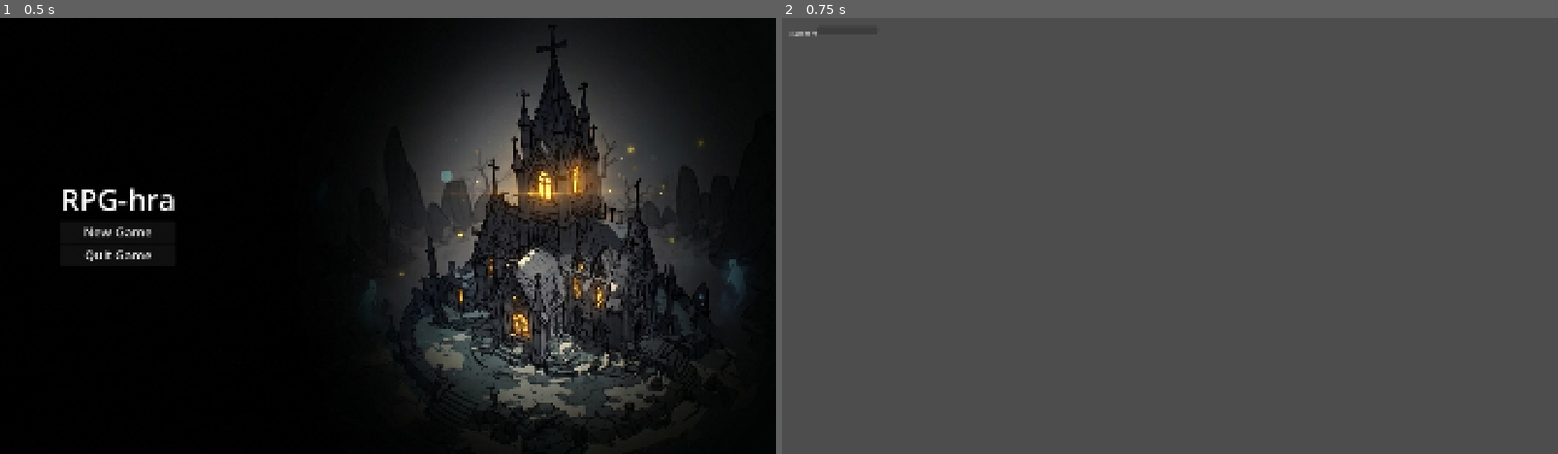
Above: before the commit, frames 1-2 (left to right).
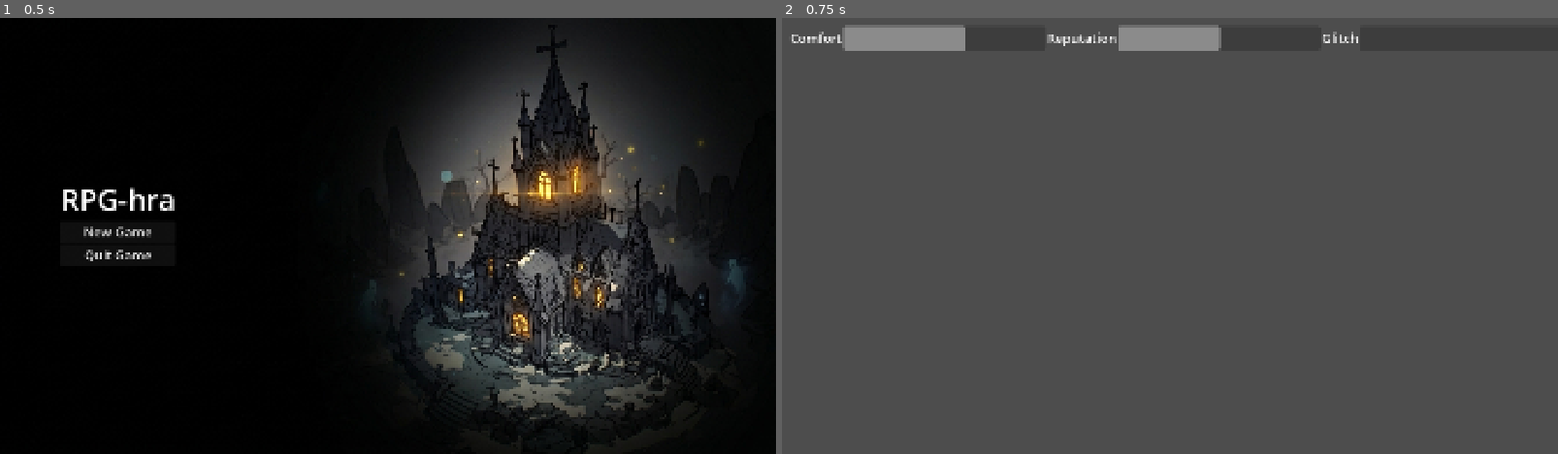
Above: after the commit, the same moments.

Repository: velochamarek/rpg_hackathon
Game: Godot game, scene res://MainMenu.tscn
Two runs of this game, one before a commit and one after it. Both use one fixed random seed, a clock stepped at 60 frames per second and the inputs below.
Inputs:
- Up to frame 1 (0.5 s): no input
- Up to frame 2 (0.75 s): click "New Game" at 0.5 s

Frame 1 is identical in both runs. In frame 2, 2.0% of the frame differs, in the area x 0-75%, y 1-8%.

Commit message:
funkční bary HUD

Diff:
--- a/scripts/game_state.gd
+++ b/scripts/game_state.gd
@@ -17,22 +17,23 @@
 const START_GLITCH := 0
 
 # Po kolika sekundách ubude 1 komfort (pro testování klidně dejte 2.0)
-const COMFORT_DECAY_SECONDS := 60.0
+const COMFORT_DECAY_SECONDS := 40.0
 
 var comfort := START_COMFORT
 var reputation := START_REPUTATION
 var glitch := START_GLITCH
 
 var game_over := false
+var running := false
 var ending := ""                # "death", "escape", "system"
 
 var _decay_timer := 0.0
 var _offer_sent := false
 var _glitch_sent := false
 
-
+# ubírání comfortu
 func _process(delta: float) -> void:
-	if game_over:
+	if game_over or not running:
 		return
 	_decay_timer += delta
 	if _decay_timer >= COMFORT_DECAY_SECONDS:
@@ -90,3 +91,4 @@
 	_offer_sent = false
 	_glitch_sent = false
 	stats_changed.emit()
+	running = true
--- a/scripts/main_menu.gd
+++ b/scripts/main_menu.gd
@@ -1,6 +1,7 @@
 extends Control
 
 func _on_new_game_button_pressed() -> void:
+	GameState.reset()
 	get_tree().change_scene_to_file("res://world.tscn")
 
 func _on_quit_game_button_pressed() -> void:
--- a/world.tscn
+++ b/world.tscn
@@ -1,8 +1,11 @@
 [gd_scene format=3 uid="uid://b4wsrplmjsrlm"]
+
+[ext_resource type="Script" uid="uid://cadakbm08v4pv" path="res://scripts/hud.gd" id="1_f3sb7"]
 
 [node name="World" type="Node2D" unique_id=1706047236]
 
 [node name="HUD" type="CanvasLayer" parent="." unique_id=1104945752]
+script = ExtResource("1_f3sb7")
 
 [node name="HBoxContainer" type="HBoxContainer" parent="HUD" unique_id=1762354516]
 offset_left = 20.0
@@ -12,11 +15,39 @@
 
 [node name="Label" type="Label" parent="HUD/HBoxContainer" unique_id=1856356119]
 layout_mode = 2
+theme_override_font_sizes/font_size = 32
 text = "Comfort"
 
 [node name="ComfortBar" type="ProgressBar" parent="HUD/HBoxContainer" unique_id=529844202]
-custom_minimum_size = Vector2(150, 20)
+custom_minimum_size = Vector2(500, 60)
 layout_mode = 2
+theme_override_font_sizes/font_size = 32
 max_value = 10.0
 step = 1.0
 show_percentage = false
+
+[node name="Label2" type="Label" parent="HUD/HBoxContainer" unique_id=998817580]
+layout_mode = 2
+theme_override_font_sizes/font_size = 32
+text = "Reputation"
+
+[node name="ReputationBar" type="ProgressBar" parent="HUD/HBoxContainer" unique_id=1749455464]
+custom_minimum_size = Vector2(500, 60)
+layout_mode = 2
+theme_override_font_sizes/font_size = 32
+max_value = 10.0
+step = 1.0
+show_percentage = false
+
+[node name="Label3" type="Label" parent="HUD/HBoxContainer" unique_id=1128102075]
+layout_mode = 2
+theme_override_font_sizes/font_size = 32
+text = "Glitch"
+
+[node name="GlitchBar" type="ProgressBar" parent="HUD/HBoxContainer" unique_id=2095413623]
+custom_minimum_size = Vector2(500, 60)
+layout_mode = 2
+theme_override_font_sizes/font_size = 32
+max_value = 10.0
+step = 1.0
+show_percentage = false
